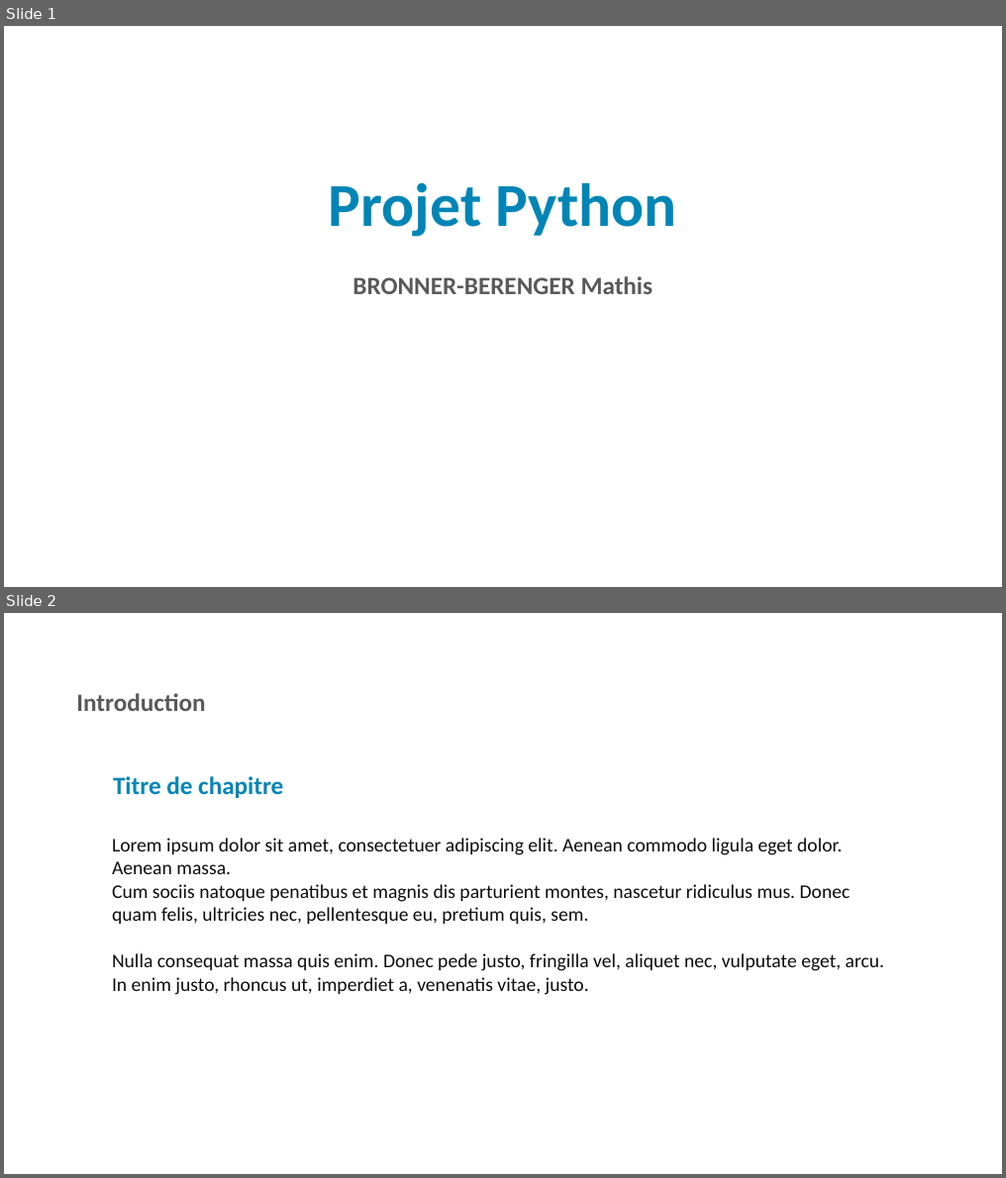
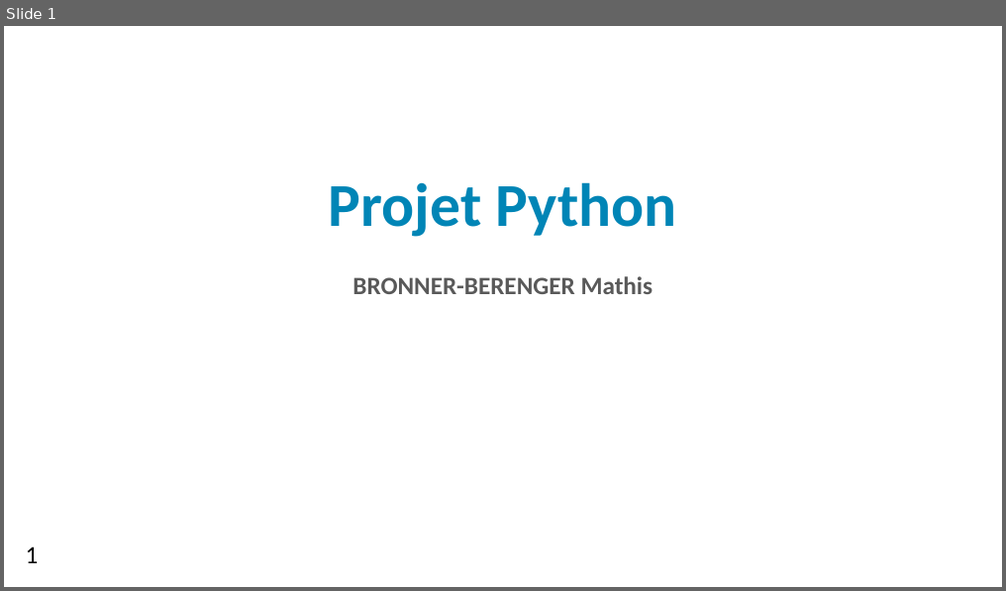
Before and after one commit to matmat201/Python_Project_M1, a slide deck: Présentation_Projet_Python.pptx. Shown one above the other, each under a label of ours: slides 1 and 2 before the commit, slide 1 after it. The pictures are 1006x1178 and 1006x591 pixels, drawn with LibreOffice and Linux fonts; fonts in the diff are those of the drawing; background and template pictures are left out. Boxes give left, top, right and bottom in pixels: in the first picture for what was removed or moved away, otherwise in the second. Text is boxed around its words. In the diff, an @@ line names an element or a change of style, - is before the commit and + after.

```diff
--- a/Présentation_Projet_Python.pptx
+++ b/Présentation_Projet_Python.pptx
@@ slide 2 removed at (4, 613, 1002, 1174), background picture (left out) @@
@@ text removed at (76, 693, 205, 711) @@
-Introduction
@@ text removed at (113, 776, 283, 798) @@
-Titre de chapitre
@@ text removed at (112, 838, 884, 995) @@
-Lorem ipsum dolor sit amet, consectetuer adipiscing elit. Aenean commodo ligula eget dolor. Aenean massa.
-Cum sociis natoque penatibus et magnis dis parturient montes, nascetur ridiculus mus. Donec quam felis, ultricies nec, pellentesque eu, pretium quis, sem.
-Nulla consequat massa quis enim. Donec pede justo, fringilla vel, aliquet nec, vulputate eget, arcu. In enim justo, rhoncus ut, imperdiet a, venenatis vitae, justo.
@@ slide 1 changed as well @@
@@ text added at (26, 547, 39, 564), 18 pt, text #000000 @@
+1
```
Also in this commit, not shown: 11 slides added.
